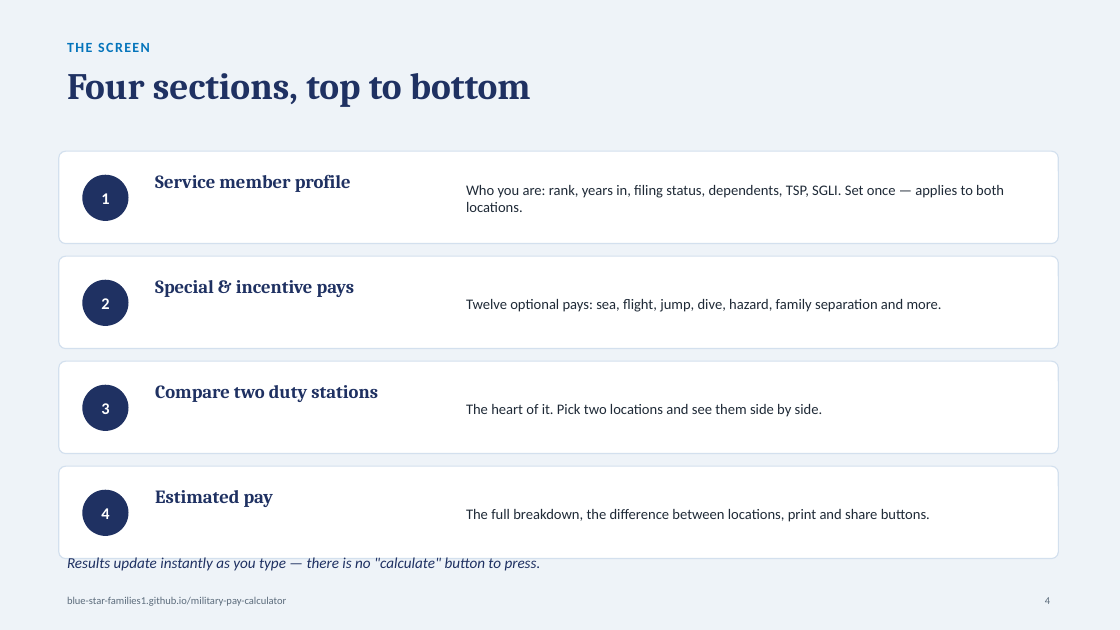
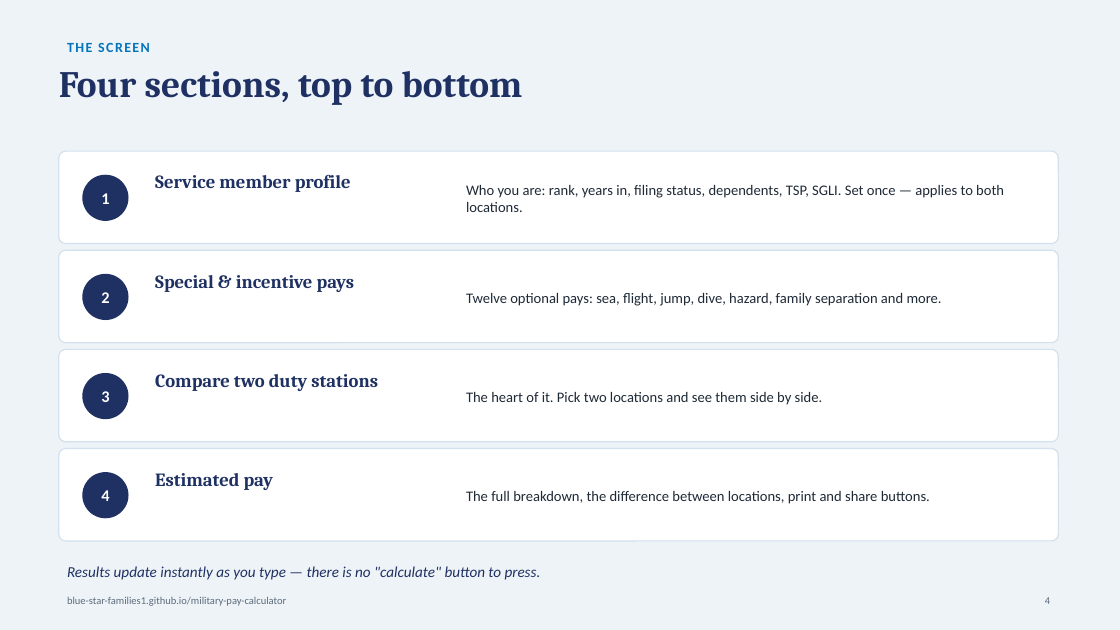
Before and after one commit to Blue-Star-Families1/military-pay-calculator, a slide deck: slide 4 of Military-Pay-Estimator-Guide.pptx. Drawn at 1120x630 pixels with LibreOffice and Linux fonts; fonts in the diff are those of the drawing. Boxes give left, top, right and bottom in pixels: in the first picture for what was removed or moved away, otherwise in the second. Text is boxed around its words. In the diff, an @@ line names an element or a change of style, - is before the commit and + after.

Commit message:
﻿Fix three layout defects in the deck
Two-line slide titles were overlapping the small kicker label above them,
because the title box centred its text vertically and grew upward. Titles now
anchor to the top so a second line grows downward instead.

Slide 4: the closing caption sat on top of the fourth card.
Slide 14: the disclaimer overlapped the last row and crowded the footer.

```diff
--- a/Military-Pay-Estimator-Guide.pptx
+++ b/Military-Pay-Estimator-Guide.pptx
@@ text "Four sections, top to bottom" at (59, 71, 523, 105): vertical alignment middle to top @@
@@ 3 texts, 1 rounded rectangle, 1 ellipse: place and size @@
-3 texts, 1 rounded rectangle, 1 ellipse at (59, 256, 1059, 349)
+3 texts, 1 rounded rectangle, 1 ellipse at (59, 250, 1059, 343)
@@ 3 texts, 1 rounded rectangle, 1 ellipse: place and size @@
-3 texts, 1 rounded rectangle, 1 ellipse at (59, 361, 1059, 454)
+3 texts, 1 rounded rectangle, 1 ellipse at (59, 350, 1059, 442)
@@ rounded rectangle: place and size @@
-rounded rectangle at (59, 466, 1059, 559)
+rounded rectangle at (59, 449, 1059, 541)
@@ 3 texts, 1 ellipse: place and size @@
-3 texts, 1 ellipse at (82, 490, 930, 536)
+3 texts, 1 ellipse at (82, 472, 930, 518)
@@ text "Results update instantly as you ...": place and size @@
-text "Results update instantly as you ..." at (67, 557, 541, 571)
+text "Results update instantly as you ..." at (67, 566, 541, 580)
```
Also in this commit, not shown: 11 other slides changed.
